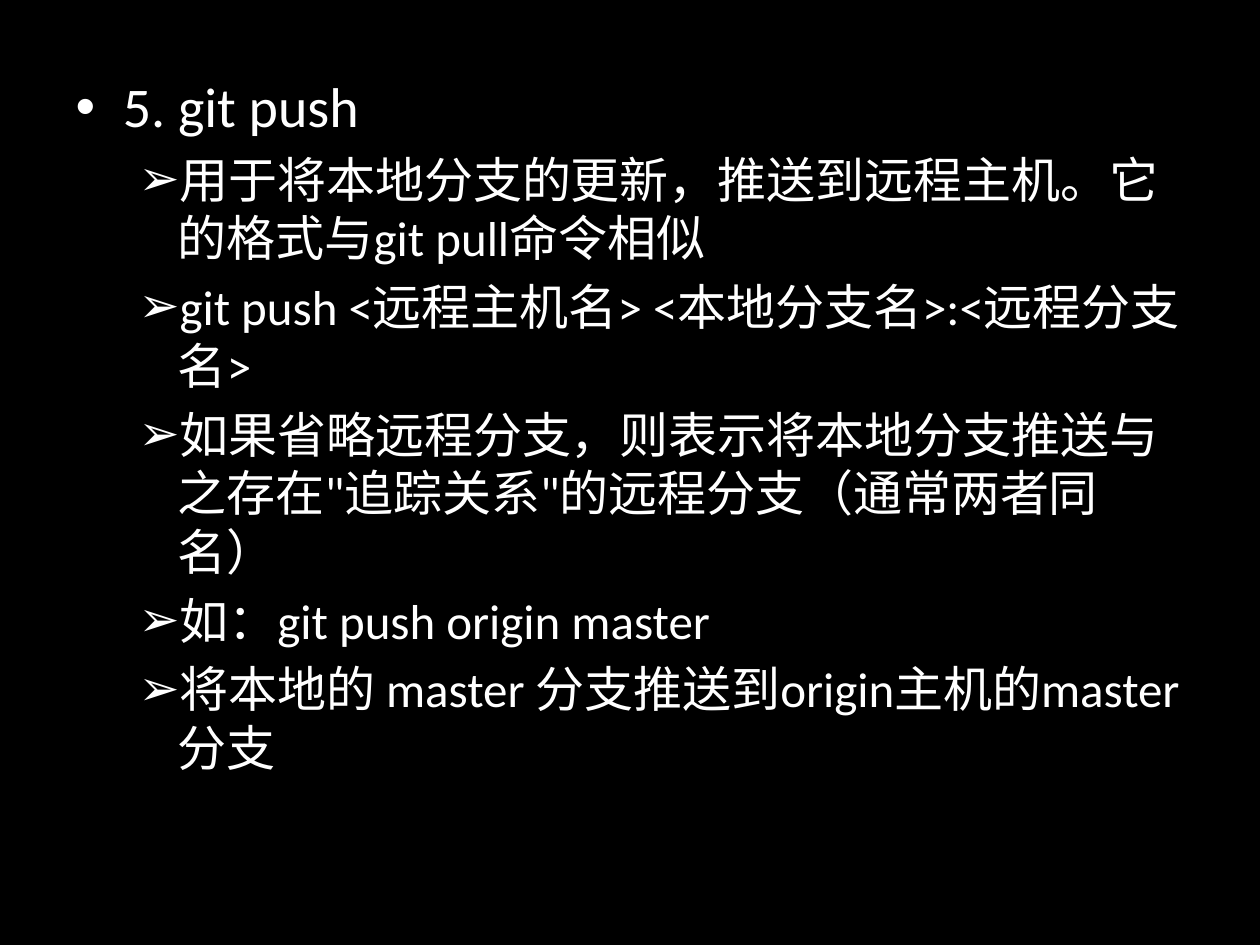
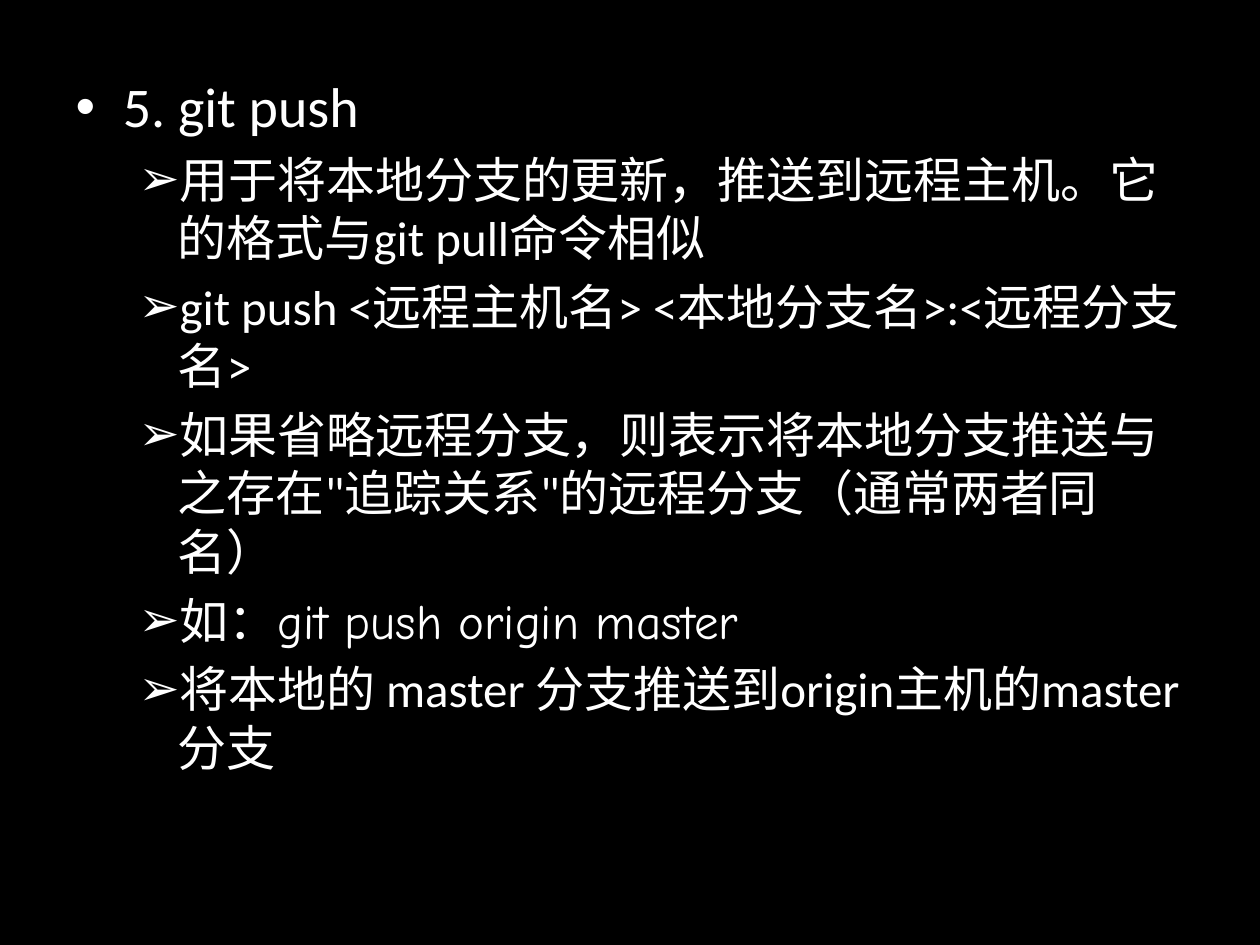
Before and after one commit to sontekliu/git-book, a slide deck: slide 39 of Git.pptx. Drawn at 1260x945 pixels with LibreOffice and Linux fonts; fonts in the diff are those of the drawing. Boxes give left, top, right and bottom in pixels: in the first picture for what was removed or moved away, otherwise in the second. Text is boxed around its words. In the diff, an @@ line names an element or a change of style, - is before the commit and + after.

```diff
--- a/Git.pptx
+++ b/Git.pptx
@@ text at bbox=[180, 598, 739, 649]: font Calibri to Comic Neue in "如：git push origin master" @@
```
Also in this commit, not shown: 6 other slides changed.
